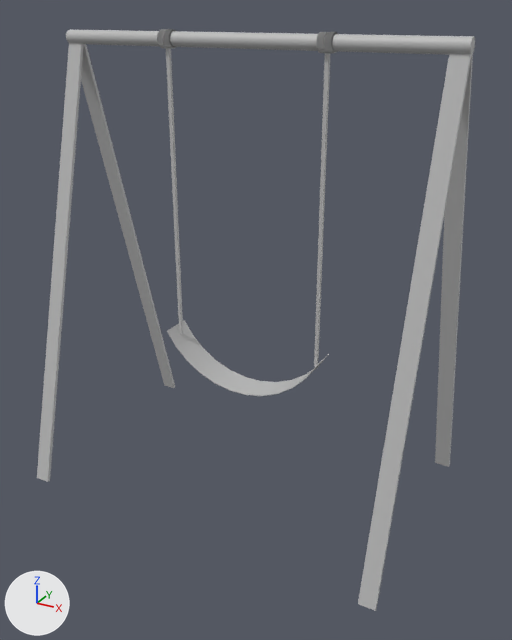
What one commit did to the FBX model OBJ/swingModel.fbx.
Both versions are drawn from a 50 mm lens placed at (0.229, -0.401, 0.313), pointed at (0.012, -0.006, 0.116). Lighting does not change. The marker at lower left points along +X, +Y and +Z. Where no turn or scale is listed for an object, it has been applied to the vertices. Vertices at the same position are counted once.

Objects in the first picture: 'swingModel1'.
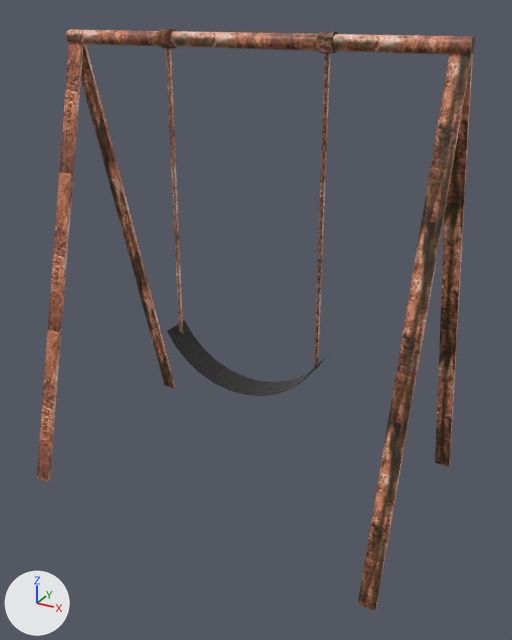
Changed parts and their boxes (x1, y1, x2, y2) in the pictures (512 x 640 px):
'swingModel1', surface changed (grey to brown): (37, 29, 475, 611) in both

Edits to the bpy script that builds the scene:
```text
Add img_slide_png:
    img_slide_png = load_image('Slide.png', '_unpacked/Slide.png', 1024, 1024, 'sRGB')
Change mat_playground_texture:
    remove mat_playground_texture.base_color = (0.5, 0.5, 0.5)  # grey #bcbcbc
    add mat_playground_texture.texture = img_slide_png  # with its transparency
Change me_mesh:
    where me_mesh.from_pydata(...)  # 230 vertices, 224 faces; spans x -0.137..0.137, y -0.085..0.085, z -0.16..0.16
    used by ob_swingmodel1; location = (0.0, 0.0, 0.1413)
    me_mesh part 1: texture (UV) coordinates of 224 of 224 faces, centred in x -0.137..0.137, y -0.084..0.084, z -0.16..0.16, changed; they spanned u -4.96..1.21, v 0.0..1.0 and now span u 0.58..1.03, v 0.04..0.98
```
